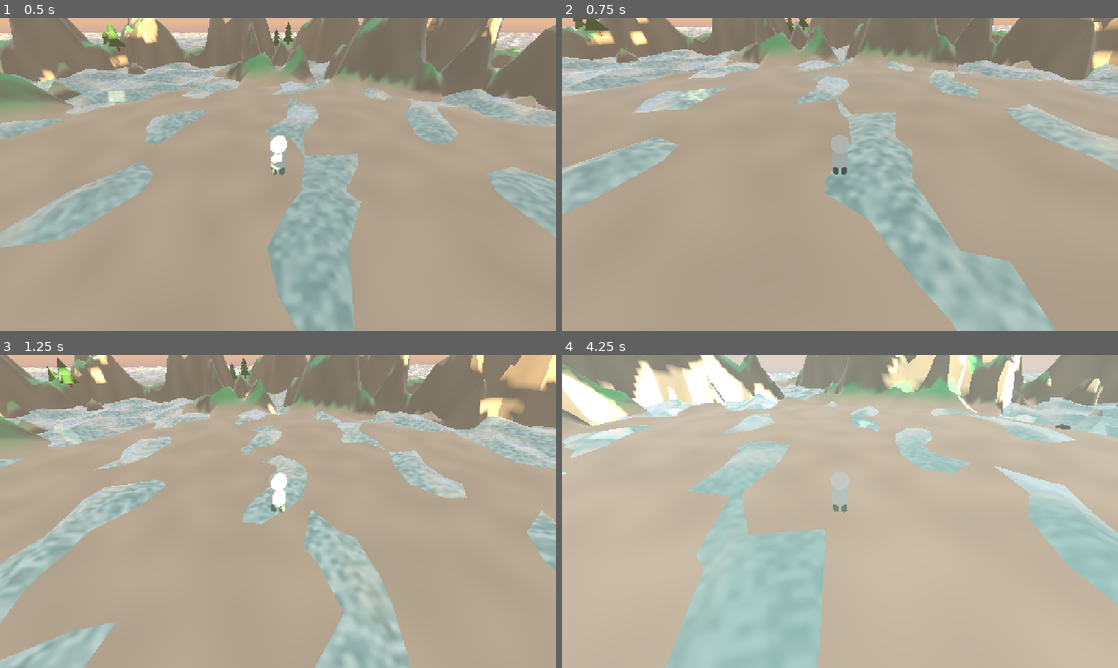
Above: before the commit, frames 1-4 (two rows, left to right).
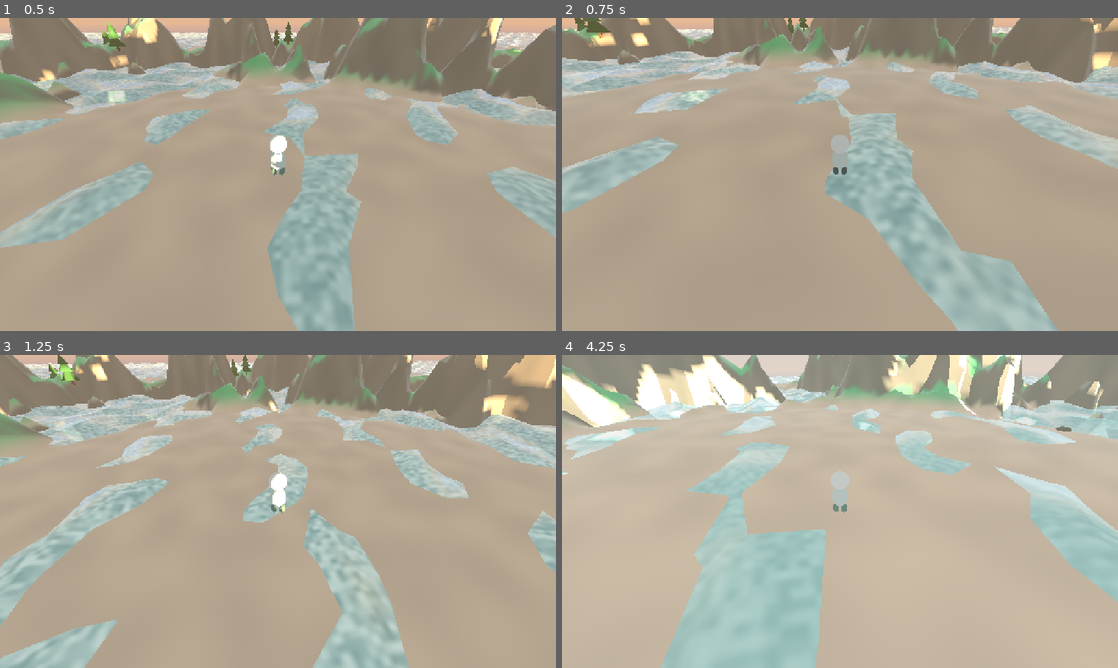
Above: after the commit, the same moments.

Repository: hunterbastian/yama
Game: Godot game, scene res://scenes/main.tscn
The game is run twice, just before and just after one commit, with the same random seed, the same clock (stepped at 60 frames per second) and the same inputs.
Inputs (mouse positions are in pixels of both pictures, inside the frame that each line leads up to):
- Up to frame 1 (0.5 s): no input
- Up to frame 2 (0.75 s): tap Enter at 0.5 s; move the mouse to (867, 174) at 0.52 s; hold W (move_forward) from 0.53 s (still down); hold Shift (sprint) from 0.53 s (still down)
- Up to frame 3 (1.25 s): keep holding W (move_forward); keep holding Shift (sprint); tap Space (jump) at 0.77 s
- Up to frame 4 (4.25 s): keep holding W (move_forward); move the mouse to (812, 511) at 1.27 s; release Shift (sprint) at 1.28 s; tap R (regenerate) at 1.35 s; tap Space (jump) at 1.52, 3.02, 3.77 s; tap Shift (sprint) at 1.55, 2.85, 3.8 s; move the mouse to (851, 505) at 2.02 s; hold Shift (sprint) 2.03-2.78 s; move the mouse to (834, 517) at 2.77 s; move the mouse to (878, 514) at 3.52 s; hold R (regenerate) from 3.53 s (still down)

Frame 1 is identical in both runs. In frame 2, 3.0% of the frame differs, in the area x 0-100%, y 0-100%; in frame 3, 6.8%; in frame 4, 5.6%.

Commit message:
feat: camera bob, sprint sway, and landing impact dip

Diff:
--- a/scripts/camera.gd
+++ b/scripts/camera.gd
@@ -9,6 +9,9 @@
 
 var _yaw := 0.0
 var _pitch := deg_to_rad(15.0)
+var _bob_time := 0.0
+var _bob_amplitude := 0.0
+var _landing_dip := 0.0
 
 @onready var camera: Camera3D = $Camera3D
 
@@ -25,7 +28,31 @@
 
 func _process(delta: float) -> void:
 	rotation.y = _yaw
-	var offset := Vector3(0, height, distance)
+
+	# Get player state
+	var player := get_parent() as CharacterBody3D
+	var h_speed := Vector2(player.velocity.x, player.velocity.z).length()
+
+	# Camera bob — own timer to avoid snap on idle
+	var target_amp := 0.08 if player.is_sprinting else 0.04 if h_speed > 0.5 else 0.0
+	_bob_amplitude = lerpf(_bob_amplitude, target_amp, 1.0 - exp(-delta * 8.0))
+	if h_speed > 0.5 and player.is_on_floor():
+		_bob_time += delta * (8.0 if player.is_sprinting else 5.0)
+	var bob_y := sin(_bob_time * 2.0) * _bob_amplitude
+	var bob_x := sin(_bob_time) * _bob_amplitude * 0.5
+
+	# Landing impact dip
+	if player.is_on_floor() and player._prev_velocity_y < -3.0:
+		var impact := clampf(absf(player._prev_velocity_y) / 15.0, 0.0, 1.0)
+		_landing_dip = impact * 0.3
+	_landing_dip = lerpf(_landing_dip, 0.0, 1.0 - exp(-delta * 10.0))
+
+	# Sprint sway (roll)
+	var target_roll := sin(_bob_time) * deg_to_rad(2.0) if player.is_sprinting and h_speed > 0.5 else 0.0
+	camera.rotation.z = lerpf(camera.rotation.z, target_roll, 8.0 * delta)
+
+	# Camera position with bob and landing dip baked into target BEFORE lerp
+	var offset := Vector3(bob_x, height + bob_y - _landing_dip, distance)
 	offset = offset.rotated(Vector3.RIGHT, -_pitch)
 	var target_pos := offset
 	camera.position = camera.position.lerp(target_pos, follow_speed * delta)
